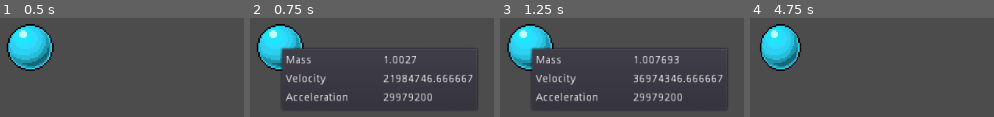
Above: before the commit, frames 1-4 (left to right).
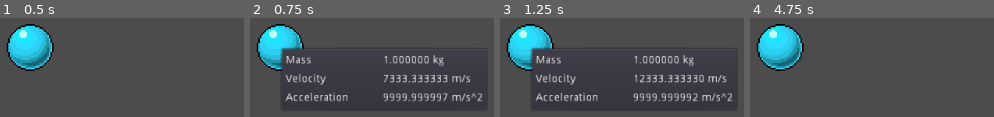
Above: after the commit, the same moments.

Repository: HaywardHHayward/PhysicsGame
Game: Godot game, scene res://Objects/BaseObject.tscn
The game is run twice, just before and just after one commit, with the same random seed, the same clock (stepped at 60 frames per second) and the same inputs.
Inputs (mouse positions are in pixels of both pictures, inside the frame that each line leads up to):
- Up to frame 1 (0.5 s): no input
- Up to frame 2 (0.75 s): tap Enter at 0.5 s; move the mouse to (279, 47) at 0.52 s
- Up to frame 3 (1.25 s): no input
- Up to frame 4 (4.75 s): move the mouse to (outside the picture) at 1.27 s; tap Space at 2, 3.5 s; move the mouse to (outside the picture) at 2.02 s; tap Enter at 2.75, 4.25 s; move the mouse to (outside the picture) at 2.77 s; move the mouse to (outside the picture) at 3.52 s; move the mouse to (outside the picture) at 4.27 s

Frame 1 is identical in both runs. In frame 2, 3.7% of the frame differs, in the area x 54-96%, y 31-84%; in frame 3, 3.8%, in the area x 2-96%, y 11-84%; in frame 4, 2.1%.

Commit message:
Added force functionality

Diff:
--- a/Objects/BaseObject.tscn
+++ b/Objects/BaseObject.tscn
@@ -28,6 +28,7 @@
 velocity = 0.0
 mass = 1.0
 acceleration = 2.99792e+007
+forceNewton = 10000.0
 
 [node name="Sprite" type="Sprite" parent="." index="0"]
 
--- a/Scripts/BaseObject.gd
+++ b/Scripts/BaseObject.gd
@@ -3,6 +3,7 @@
 export(float, 299792458.0) var velocity = 0
 export(float) var mass = 0
 export(float, 299792458.0) var acceleration = 0
+export(float) var forceNewton = 0
 
 const C = 299792458.0
 
@@ -18,9 +19,10 @@
 
 func _physics_process(delta):
 	lorentz_transformation(velocity)
-	$Overlay/Container/VelocityContainer/Value.text = str(velocity)
-	$Overlay/Container/MassContainer/Value.text = str(mass)
-	$Overlay/Container/AccelerationContainer/Value.text = str(acceleration)
+	_applyForce(forceNewton)
+	$Overlay/Container/VelocityContainer/Value.text = "%f m/s" % velocity
+	$Overlay/Container/MassContainer/Value.text = "%f kg" % mass
+	$Overlay/Container/AccelerationContainer/Value.text = "%f m/s^2" % acceleration
 	if is_showing:
 		$Overlay.rect_position = get_global_mouse_position()-position
 	velocity += acceleration/60.0
@@ -37,3 +39,6 @@
 	scale = Vector2(lorentz_factor(v),1)
 	$Overlay.rect_scale = Vector2(1/lorentz_factor(v), 1)
 	mass = baseMass/lorentz_factor(v)
+
+func _applyForce(force):
+	acceleration = force/mass
